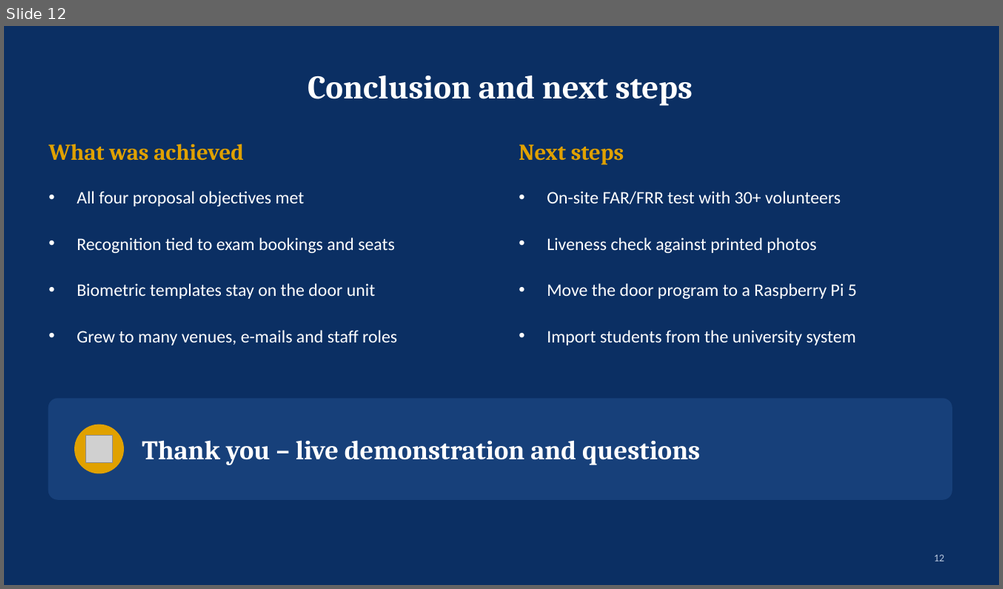
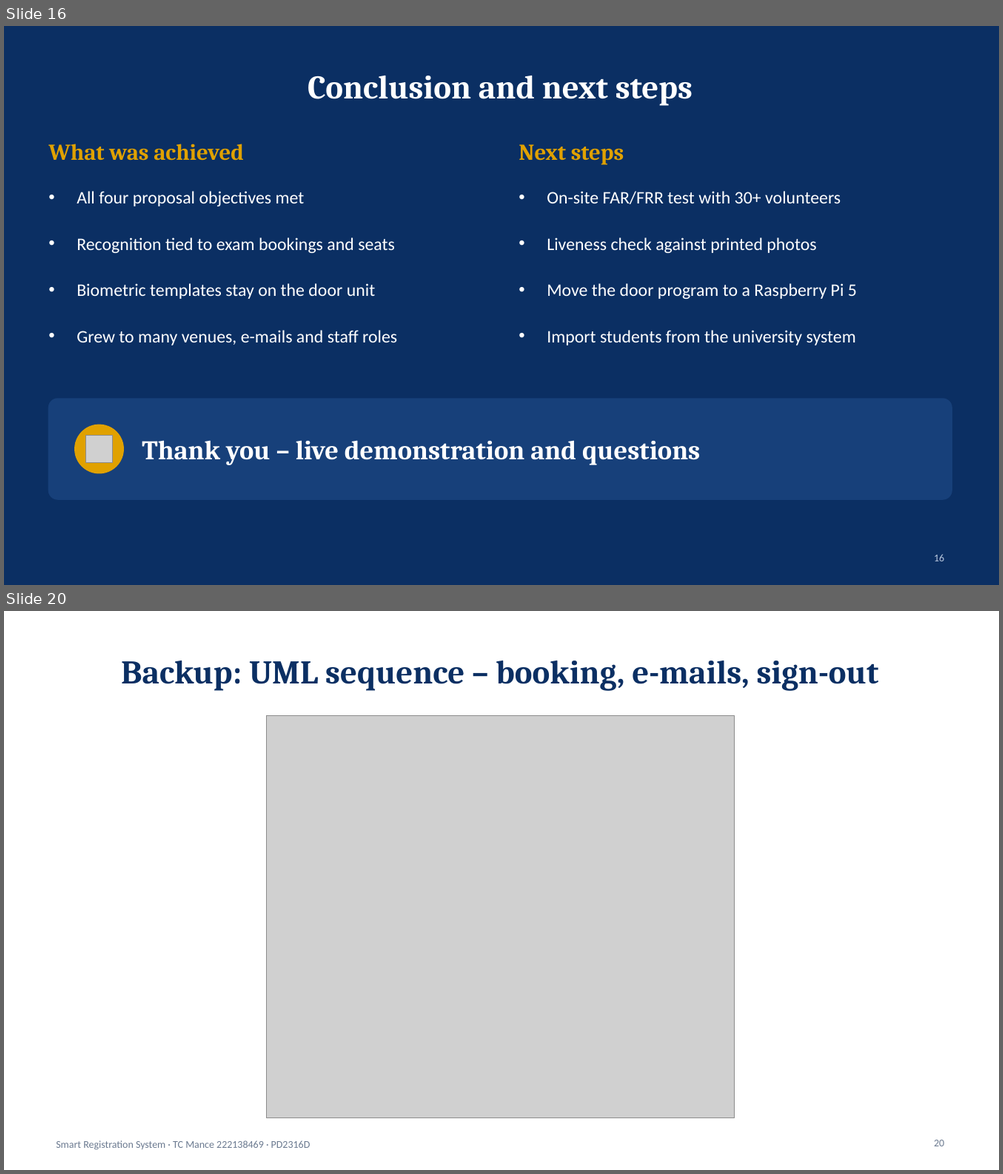
Before and after one commit to TebogoClifford/Smart_Registration_System, a slide deck: docs_out/SRS_Presentation_TC_Mance.pptx. Shown one above the other, each under a label of ours: slide 12 before the commit, slides 16 and 20 after it; the slides between them are not shown. The pictures are 1003x589 and 1003x1174 pixels, drawn with LibreOffice and Linux fonts; fonts in the diff are those of the drawing; grey boxes stand for pictures. Boxes give left, top, right and bottom in pixels: in the first picture for what was removed or moved away, otherwise in the second. Text is boxed around its words. In the diff, an @@ line names an element or a change of style, - is before the commit and + after.

```diff
--- a/docs_out/SRS_Presentation_TC_Mance.pptx
+++ b/docs_out/SRS_Presentation_TC_Mance.pptx
@@ slide 20 added at [4,611,999,1170], background #FFFFFF @@
@@ title added at [121,661,879,691], 32 pt, text #0B2F63, bold @@
+Backup: UML sequence – booking, e-mails, sign-out
@@ picture added at [267,715,734,1119] @@
@@ text added at [56,1141,310,1150], 10 pt, text #6B7A90 @@
+Smart Registration System · TC Mance 222138469 · PD2316D
@@ page number added at [933,1140,944,1147], 10 pt, text #6B7A90 @@
+20
@@ what was slide 12 is now slide 16 @@
@@ page number at [933,554,944,562]: text changed @@
-12
+16
```
Also in this commit, not shown: 2 slides changed, 7 other slides added.
